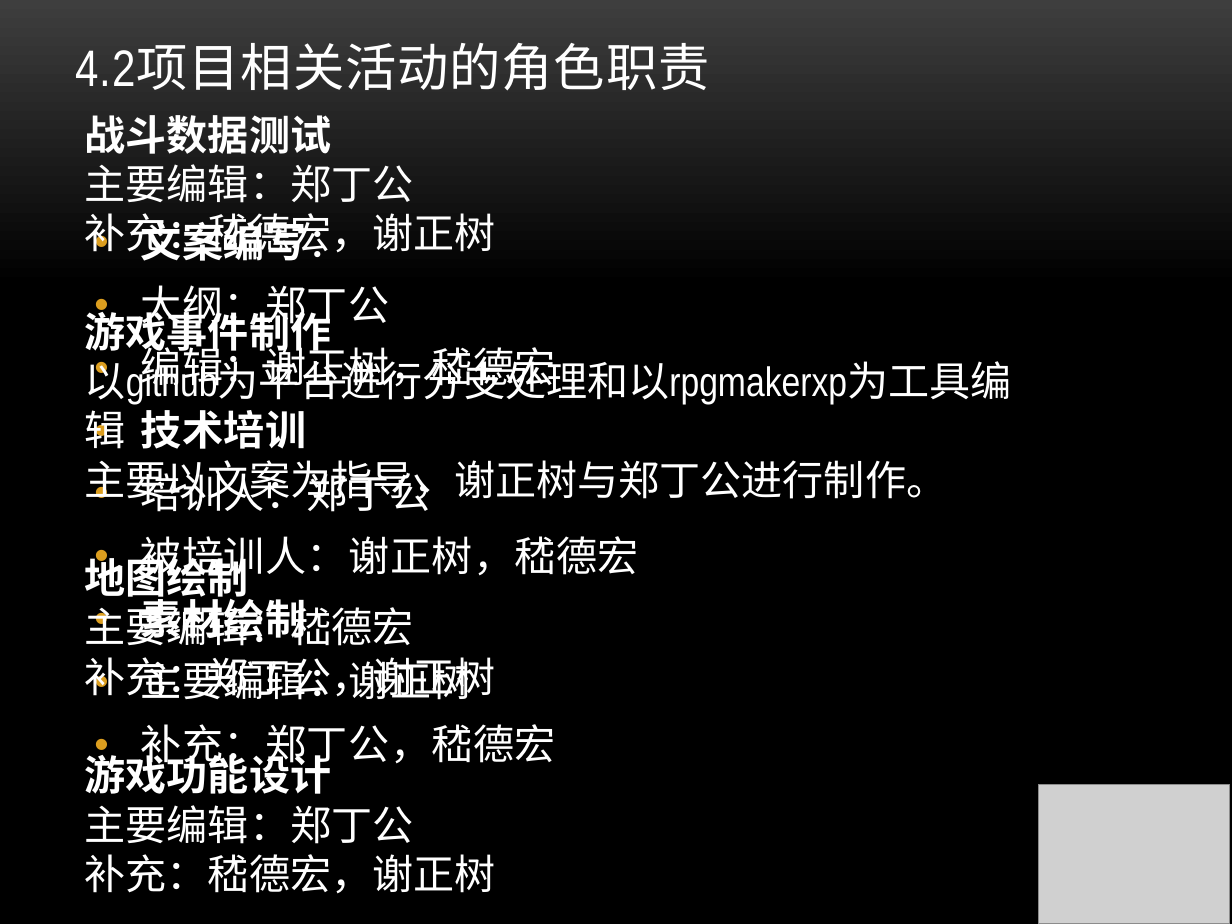
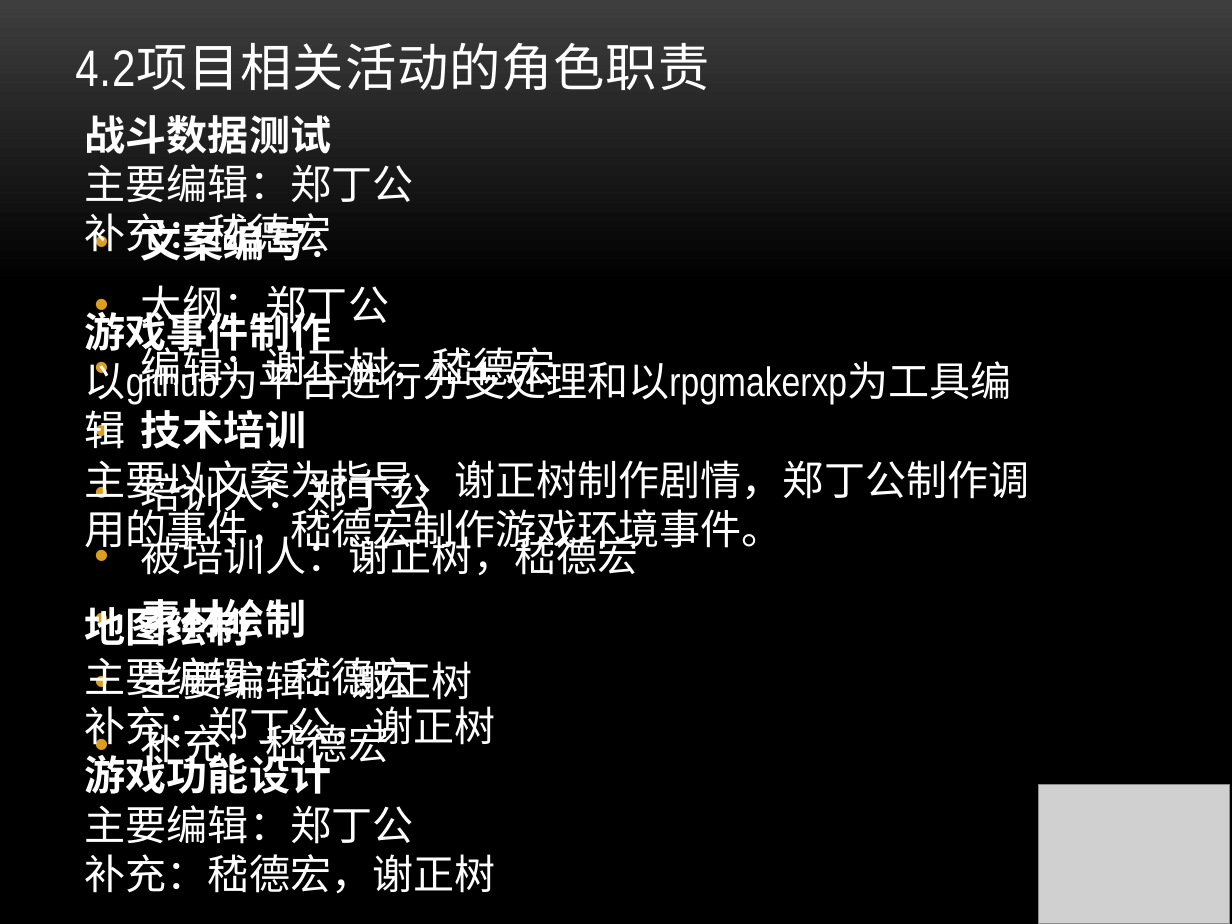
Before and after one commit to ZanebonoAlter/-, a slide deck: slide 14 of 项目计划.pptx. Drawn at 1232x924 pixels with LibreOffice and Linux fonts; fonts in the diff are those of the drawing; grey boxes stand for pictures; background and template pictures are left out. Boxes give left, top, right and bottom in pixels: in the first picture for what was removed or moved away, otherwise in the second. Text is boxed around its words. In the diff, an @@ line names an element or a change of style, - is before the commit and + after.

Commit message:
2017.4.10.23:26

```diff
--- a/项目计划.pptx
+++ b/项目计划.pptx
@@ text at box(85, 213, 331, 259): text changed @@
-补充：嵇德宏，谢正树
+补充：嵇德宏
@@ text at box(85, 460, 1030, 555): text changed @@
-主要以文案为指导，谢正树与郑丁公进行制作。
+主要以文案为指导，谢正树制作剧情，郑丁公制作调用的事件，嵇德宏制作游戏环境事件。
@@ text at box(85, 699, 496, 770): text changed @@
-• 补充：郑丁公，嵇德宏
+• 补充：嵇德宏
```
Also in this commit, not shown: 4 other slides changed.
